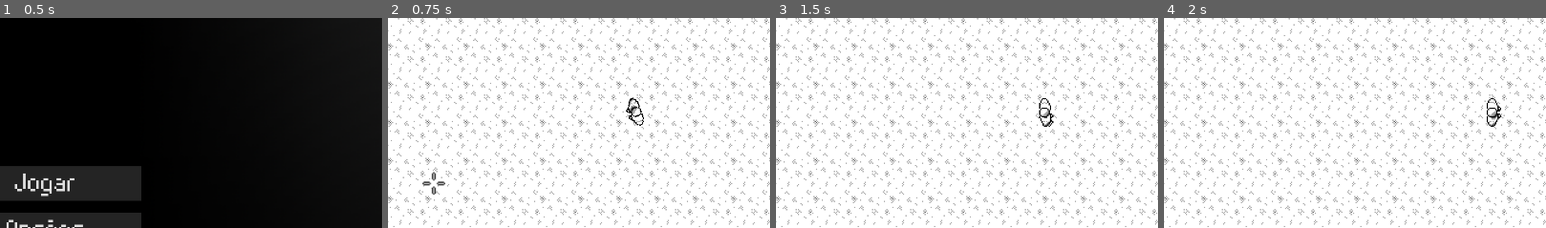
Above: before the commit, frames 1-4 (left to right).
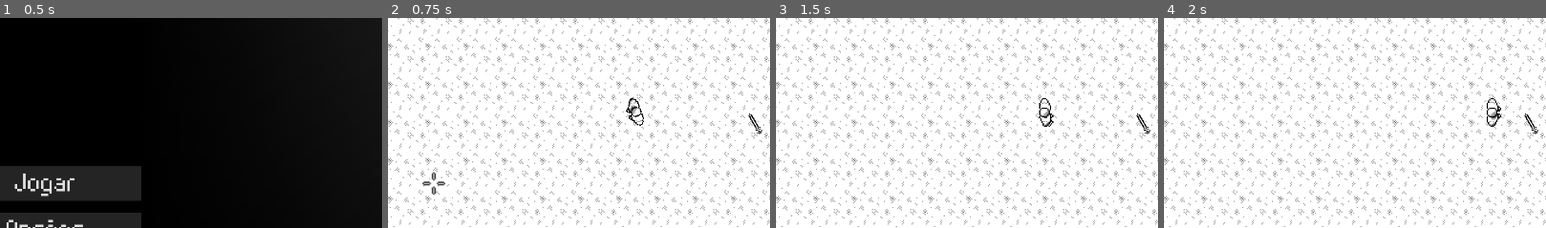
Above: after the commit, the same moments.

Repository: CarlMachado/DarknessFury
Game: Godot game, scene res://scenes/main_menu.tscn
Same seed, same stepped clock (60 frames per second), same inputs: the game is played once before the commit and once after it.
Inputs (mouse positions are % of the whole screen's width and height, from its top left):
- Up to frame 1 (0.5 s): no input
- Up to frame 2 (0.75 s): click "Jogar" at 0.5 s
- Up to frame 3 (1.5 s): tap Enter at 1.25 s; move the mouse to (72, 45) at 1.27 s; hold D (ui_right) from 1.28 s (still down)
- Up to frame 4 (2 s): keep holding D (ui_right)
The pictures show only the part of the screen within x 13-63%, y 23-73%; the shares and areas given below are measured in that part.

Frame 1 is identical in both runs. In frame 2, 0.1% of the frame differs, in the area x 94-98%, y 45-56%; in frame 3, 0.1%; in frame 4, 0.1%.

Commit message:
criado a spear

Diff:
--- /dev/null
+++ b/prefabs/spear_hand.tscn
@@ -0,0 +1,14 @@
+[gd_scene load_steps=3 format=2]
+
+[ext_resource path="res://sprites/weapon/spear_hand.png" type="Texture" id=1]
+
+[sub_resource type="RectangleShape2D" id=1]
+extents = Vector2( 15.8058, 3.29239 )
+
+[node name="spear_hand" type="StaticBody2D"]
+
+[node name="col_shape" type="CollisionShape2D" parent="."]
+shape = SubResource( 1 )
+
+[node name="sprite" type="Sprite" parent="."]
+texture = ExtResource( 1 )
--- a/scenes/levels/arena.tscn
+++ b/scenes/levels/arena.tscn
@@ -1,10 +1,11 @@
-[gd_scene load_steps=6 format=2]
+[gd_scene load_steps=7 format=2]
 
 [ext_resource path="res://scripts/arena.gd" type="Script" id=1]
 [ext_resource path="res://prefabs/tile_arena.tscn" type="PackedScene" id=2]
-[ext_resource path="res://prefabs/player.tscn" type="PackedScene" id=3]
-[ext_resource path="res://scenes/spawn_enemy.tscn" type="PackedScene" id=4]
-[ext_resource path="res://prefabs/mouse_cross.tscn" type="PackedScene" id=5]
+[ext_resource path="res://prefabs/spear_floor.tscn" type="PackedScene" id=3]
+[ext_resource path="res://prefabs/player.tscn" type="PackedScene" id=4]
+[ext_resource path="res://scenes/spawn_enemy.tscn" type="PackedScene" id=5]
+[ext_resource path="res://prefabs/mouse_cross.tscn" type="PackedScene" id=6]
 
 [node name="arena" type="Node2D"]
 scale = Vector2( 2, 2 )
@@ -13,36 +14,40 @@
 [node name="tile_arena" parent="." instance=ExtResource( 2 )]
 tile_data = PoolIntArray( 0, 36, 0, 1, 35, 0, 2, 35, 0, 3, 35, 0, 4, 35, 0, 5, 35, 0, 6, 35, 0, 7, 35, 0, 8, 0, 0, 9, 2 …(3087 unchanged characters)…
 
-[node name="player" parent="." instance=ExtResource( 3 )]
+[node name="spear_floor" parent="." instance=ExtResource( 3 )]
+position = Vector2( 385.335, 163.945 )
+rotation = 1.0472
+
+[node name="player" parent="." instance=ExtResource( 4 )]
 position = Vector2( 288, 160 )
 
 [node name="enemy_spawns" type="Node" parent="."]
 
-[node name="spawn_enemy0" parent="enemy_spawns" instance=ExtResource( 4 )]
+[node name="spawn_enemy0" parent="enemy_spawns" instance=ExtResource( 5 )]
 position = Vector2( -23.4, 310 )
 
-[node name="spawn_enemy1" parent="enemy_spawns" instance=ExtResource( 4 )]
+[node name="spawn_enemy1" parent="enemy_spawns" instance=ExtResource( 5 )]
 position = Vector2( -27.2637, -26.1584 )
 
-[node name="spawn_enemy2" parent="enemy_spawns" instance=ExtResource( 4 )]
+[node name="spawn_enemy2" parent="enemy_spawns" instance=ExtResource( 5 )]
 position = Vector2( 547.448, -33.9748 )
 
-[node name="spawn_enemy3" parent="enemy_spawns" instance=ExtResource( 4 )]
+[node name="spawn_enemy3" parent="enemy_spawns" instance=ExtResource( 5 )]
 position = Vector2( 775.948, -30.8695 )
 
-[node name="spawn_enemy4" parent="enemy_spawns" instance=ExtResource( 4 )]
+[node name="spawn_enemy4" parent="enemy_spawns" instance=ExtResource( 5 )]
 position = Vector2( 1190.29, -31.6058 )
 
-[node name="spawn_enemy5" parent="enemy_spawns" instance=ExtResource( 4 )]
+[node name="spawn_enemy5" parent="enemy_spawns" instance=ExtResource( 5 )]
 position = Vector2( 1315.82, 346.553 )
 
-[node name="spawn_enemy6" parent="enemy_spawns" instance=ExtResource( 4 )]
+[node name="spawn_enemy6" parent="enemy_spawns" instance=ExtResource( 5 )]
 position = Vector2( 1259.32, 737.816 )
 
-[node name="spawn_enemy7" parent="enemy_spawns" instance=ExtResource( 4 )]
+[node name="spawn_enemy7" parent="enemy_spawns" instance=ExtResource( 5 )]
 position = Vector2( 708.895, 737.264 )
 
-[node name="spawn_enemy8" parent="enemy_spawns" instance=ExtResource( 4 )]
+[node name="spawn_enemy8" parent="enemy_spawns" instance=ExtResource( 5 )]
 position = Vector2( 211.289, 742.922 )
 
-[node name="mouse_cross" parent="." instance=ExtResource( 5 )]
+[node name="mouse_cross" parent="." instance=ExtResource( 6 )]
--- a/scripts/player.gd
+++ b/scripts/player.gd
@@ -1,6 +1,8 @@
 extends KinematicBody2D
 
 const SPEED = 200
+
+var pre_spear = preload("res://prefabs/spear_hand.tscn")
 
 func _ready():
 	add_to_group("player")
@@ -32,3 +34,9 @@
 	look_at(get_global_mouse_position())
 
 	move_and_slide(Vector2(x_dir, y_dir) * SPEED)
+
+func take_spear():
+	var spear = pre_spear.instance()
+	spear.global_position = global_position
+	spear.z_index = z_index + 1
+	add_child(spear)
--- a/scripts/spear_floor.gd
+++ b/scripts/spear_floor.gd
@@ -5,4 +5,5 @@
 
 func _on_spear_body_entered(body):
 	print("pegou")
-	pass # Replace with function body.
+	get_tree().call_group("player", "take_spear")
+	queue_free()
